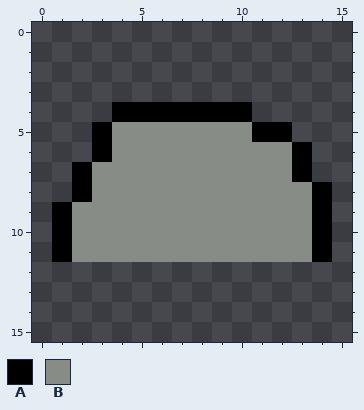
Pixel-art file: Assets/Sprites/Rock.aseprite. This is how it looked before the edit.
16x16 pixels, 1 frame.
Palette (. is transparent): A #000000  B #878c87
Pixels before, first column x 1:
 4 ...AAAAAAA....
 5 ..ABBBBBBBAA..
 6 ..ABBBBBBBBBA.
 7 .ABBBBBBBBBBA.
 8 .ABBBBBBBBBBBA
 9 ABBBBBBBBBBBBA
10 ABBBBBBBBBBBBA
11 ABBBBBBBBBBBBA
After the commit:
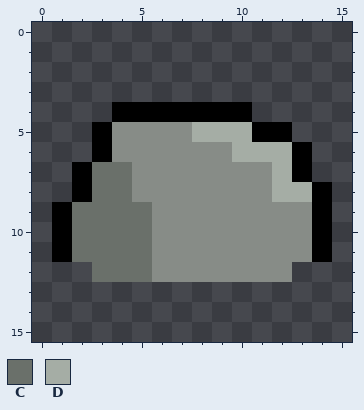
Colours new in this view: C #6a706a  D #a5ada5
The edit:
y 5: x 8..10 BBB -> DDD
y 6: x 10..12 BBB -> DDD
y 7: x 3..4 BB -> CC; x 12 B -> D
y 8: x 3..4 BB -> CC; x 12..13 BB -> DD
y 9..11: x 2..5 BBBB -> CCCC
y 12: x 3..12 .......... -> CCCBBBBBBB
Boxes around the changes in both pictures, in picture pixels (x1, y1, x2, y2):
changed: (72, 122, 312, 282)
